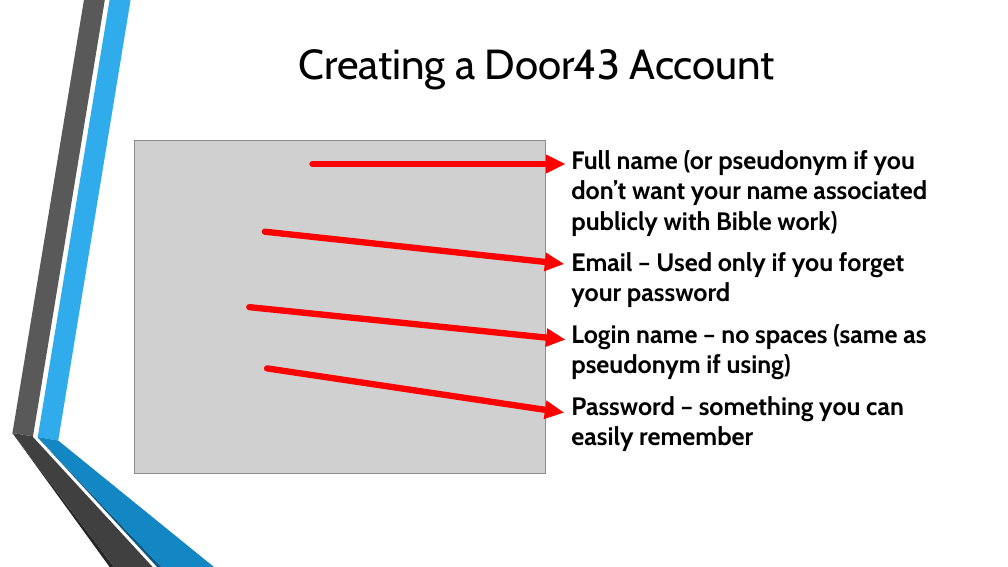
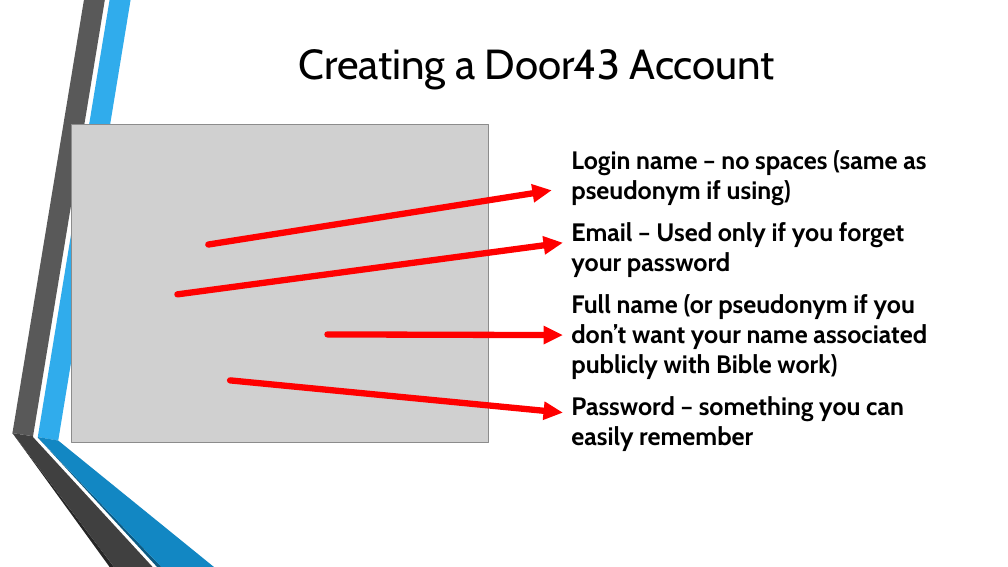
Before and after one commit to unfoldingWord-dev/translationStudio-Info, a slide deck: slide 14 of docs/GetStarted.pptx (slide 7 before the commit). Drawn at 1008x567 pixels with LibreOffice and Linux fonts; fonts in the diff are those of the drawing; grey boxes stand for pictures; background and template pictures are left out. Boxes give left, top, right and bottom in pixels: in the first picture for what was removed or moved away, otherwise in the second. Text is boxed around its words. In the diff, an @@ line names an element or a change of style, - is before the commit and + after.

```diff
--- a/docs/GetStarted.pptx
+++ b/docs/GetStarted.pptx
@@ picture resized from (x1=134, y1=141, x2=546, y2=474) to (x1=72, y1=124, x2=488, y2=443) @@
@@ text at (x1=571, y1=150, x2=926, y2=277): paragraphs added @@
+Login name – no spaces (same as pseudonym if using)
+Email – Used only if you forget your password
@@ arrow moved from (312, 164) - (565, 164) to (209, 244) - (551, 191) @@
@@ arrow moved from (265, 231) - (564, 264) to (178, 294) - (563, 243) @@
@@ text at (x1=571, y1=252, x2=926, y2=379): paragraphs removed @@
-Email – Used only if you forget your password
-Login name – no spaces (same as pseudonym if using)
@@ arrow moved from (250, 307) - (565, 340) to (327, 334) - (563, 335) @@
@@ arrow moved from (267, 368) - (564, 413) to (230, 380) - (563, 413) @@
```
Also in this commit, not shown: 6 other slides changed, 9 slides added, 2 slides removed, 1 other file.
